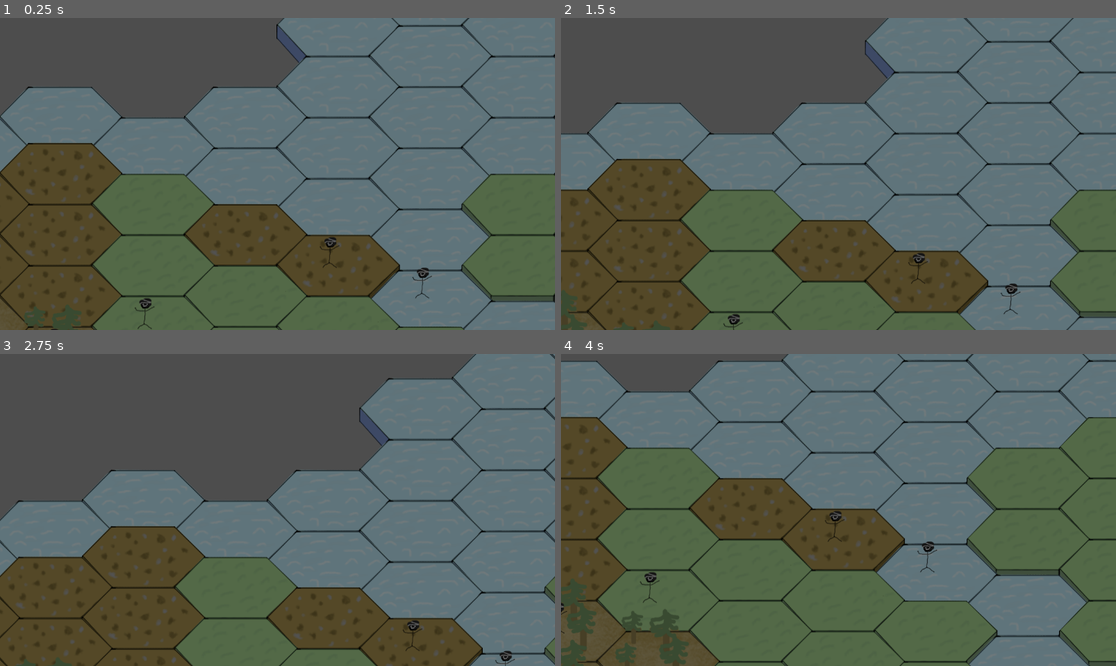
Above: before the commit, frames 1-4 (two rows, left to right).
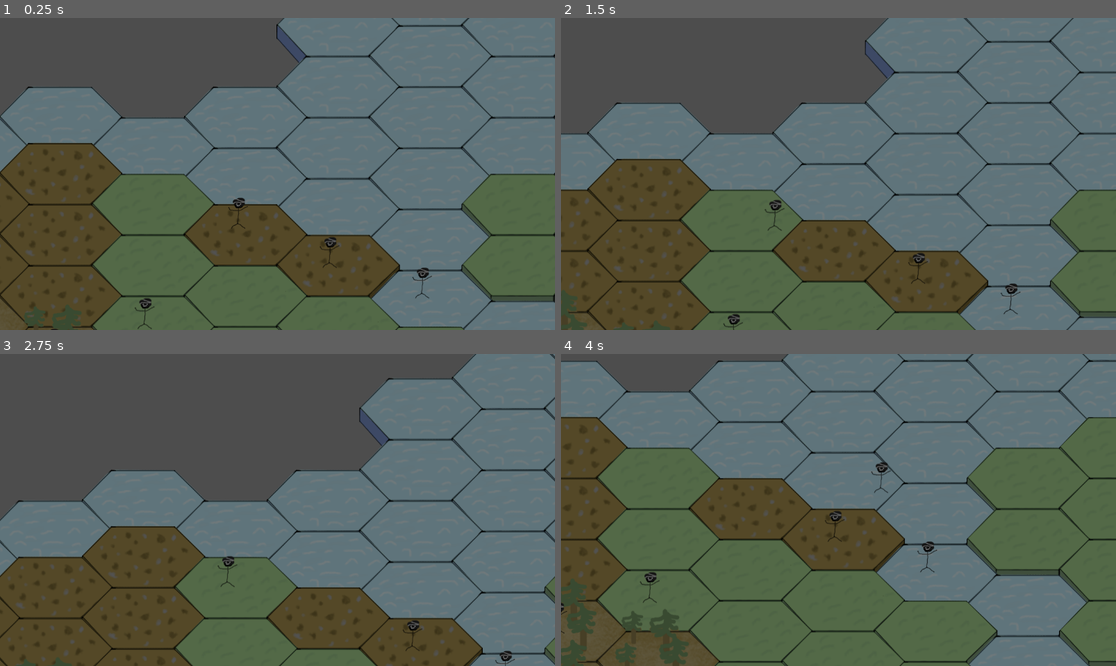
Above: after the commit, the same moments.

Repository: Schadows-Games-A-Synk/A_Synk_1
Game: Godot game, scene res://node_2d.tscn
The game is run twice, just before and just after one commit, with the same random seed, the same clock (stepped at 60 frames per second) and the same inputs.
Inputs (mouse positions are in pixels of both pictures, inside the frame that each line leads up to):
- Up to frame 1 (0.25 s): no input
- Up to frame 2 (1.5 s): tap Enter at 0.5 s; move the mouse to (960, 158) at 0.52 s; press the mouse at (960, 158) at 0.53 s; release the mouse at (960, 158) at 1.25 s; tap Space at 1.25 s; drag from (727, 189) to (810, 236) at 1.27 s
- Up to frame 3 (2.75 s): tap Enter at 2 s; move the mouse to (333, 441) at 2.02 s; press the mouse at (333, 441) at 2.03 s
- Up to frame 4 (4 s): release the mouse at (894, 441) at 2.75 s; tap Space at 2.75 s; drag from (810, 572) to (672, 463) at 2.77 s; tap Enter at 3.5 s; move the mouse to (1005, 556) at 3.52 s; press the mouse at (1005, 556) at 3.53 s

The runs differ from the first frame. In frame 1, less than 0.1% of the frame differs, in the area x 41-45%, y 57-68%; in frame 2, less than 0.1%; in frame 3, less than 0.1%; in frame 4, less than 0.1%, in the area x 55-60%, y 34-45%.

Commit message:
Character with basic hexagon Movement

Diff:
--- /dev/null
+++ b/asynk-rpg/character_body_2d.tscn
@@ -0,0 +1,17 @@
+[gd_scene load_steps=4 format=3 uid="uid://c74womv8oatac"]
+
+[ext_resource type="Script" uid="uid://4pc0uv6vs74t" path="res://hex_agent.gd" id="1_ij6vw"]
+[ext_resource type="Texture2D" uid="uid://bjjfbhlf3v80m" path="res://Char1.png" id="2_ghijl"]
+
+[sub_resource type="SpriteFrames" id="SpriteFrames_44cfe"]
+
+[node name="CharacterBody2D" type="CharacterBody2D"]
+
+[node name="AnimatedSprite2D" type="AnimatedSprite2D" parent="."]
+sprite_frames = SubResource("SpriteFrames_44cfe")
+
+[node name="HexAgent" type="Node2D" parent="."]
+script = ExtResource("1_ij6vw")
+
+[node name="Sprite2D" type="Sprite2D" parent="."]
+texture = ExtResource("2_ghijl")
--- /dev/null
+++ b/asynk-rpg/hex_agent.gd
@@ -0,0 +1,81 @@
+extends Node2D
+
+
+@export var tileMap: TileMapLayer
+@export var offSet = Vector2(0,-6)
+
+var isMoving = false
+
+func _input(event: InputEvent) -> void:
+	if Input.is_action_just_pressed("MOUSE_BUTTON_LEFT"):
+		_move()
+
+
+func _move():
+	if isMoving: return
+
+	var mousePosition = get_global_mouse_position()
+	var isTargetPositionValid = get_tile_global_pos(mousePosition)
+
+	if not isTargetPositionValid: return
+	isMoving = true
+
+	var movmentArray = _get_route(mousePosition)
+
+	for movment in movmentArray:
+		var playerTilePos = tileMap.local_to_map(global_position)
+		var targetTilePos = playerTilePos + movment
+		var targetPos = tileMap.map_to_local(targetTilePos) + offSet
+		var tween := create_tween()
+		tween.tween_property(get_parent(), "global_position",targetPos, 0.3)
+		await tween.finished
+	isMoving = false
+
+
+func _get_route(targetPosition):
+	var routeArray = []
+	var direction = tileMap.local_to_map(targetPosition) - tileMap.local_to_map(global_position)
+	var currTilePos = tileMap.local_to_map(global_position)
+
+	while direction:
+		var newPoint = snap(direction, 1)
+
+		if newPoint.x and newPoint.y and newPoint.x == newPoint.y:
+			var checkPoint = Vector2i(0, newPoint.y)
+
+		if not _has_tile(currTilePos + newPoint):
+			var points = [Vector2i(0,newPoint.y), Vector2i(newPoint.x, 0)]
+
+			for point in points:
+				if point == Vector2i.ZERO: continue
+				_has_tile
+				if _has_tile(currTilePos+point):
+					newPoint=point
+		routeArray.append(newPoint)
+		direction -= newPoint
+		currTilePos += newPoint
+	return routeArray
+
+func snap(vec, step:int):
+	if vec.x > 0: vec.x = 1
+	elif vec.x < 0: vec.x = -1
+	if vec.y > 0: vec.y = 1
+	elif vec.y < 0: vec.y = -1
+
+	return vec
+
+
+func _has_tile(tilePos):
+	var tileData = tileMap.get_cell_atlas_coords(tilePos)
+	return tileData != Vector2i(-1,-1)
+
+
+func get_tile_global_pos(mousePosition):
+	var mouseTilePos := tileMap.local_to_map(mousePosition)
+	var mouseTileDelta = tileMap.get_cell_atlas_coords(mouseTilePos)
+	if mouseTileDelta == Vector2i(0,1):
+		mouseTileDelta = Vector2i(-1,-1)
+	#print(mouseTileDelta)
+	if mouseTileDelta == Vector2i(-1,-1): return
+	var tileGlobalPos = tileMap.map_to_local(mouseTilePos)
+	return Vector2i(tileGlobalPos)
--- a/asynk-rpg/node_2d.tscn
+++ b/asynk-rpg/node_2d.tscn
@@ -1,8 +1,9 @@
-[gd_scene load_steps=6 format=4 uid="uid://bc4iflixqag6m"]
+[gd_scene load_steps=7 format=4 uid="uid://bc4iflixqag6m"]
 
 [ext_resource type="Texture2D" uid="uid://bjjfbhlf3v80m" path="res://Char1.png" id="1_0e48y"]
 [ext_resource type="TileSet" uid="uid://b6a5lxciiicvn" path="res://Tileset1_Ground.tres" id="1_epypp"]
 [ext_resource type="Script" uid="uid://06u6djlsk3dm" path="res://camera_2d.gd" id="3_epypp"]
+[ext_resource type="PackedScene" uid="uid://c74womv8oatac" path="res://character_body_2d.tscn" id="4_0hol4"]
 
 [sub_resource type="TileSetAtlasSource" id="TileSetAtlasSource_0hol4"]
 texture = ExtResource("1_0e48y")
@@ -30,3 +31,11 @@
 [node name="Camera2D" type="Camera2D" parent="."]
 position = Vector2(2, 0)
 script = ExtResource("3_epypp")
+
+[node name="CharacterBody2D" parent="." instance=ExtResource("4_0hol4")]
+position = Vector2(-62, 109)
+
+[node name="HexAgent" parent="CharacterBody2D" index="1" node_paths=PackedStringArray("tileMap")]
+tileMap = NodePath("../../TileMapLayer")
+
+[editable path="CharacterBody2D"]
Not shown, added: asynk-rpg/hex_agent.gd.uid
